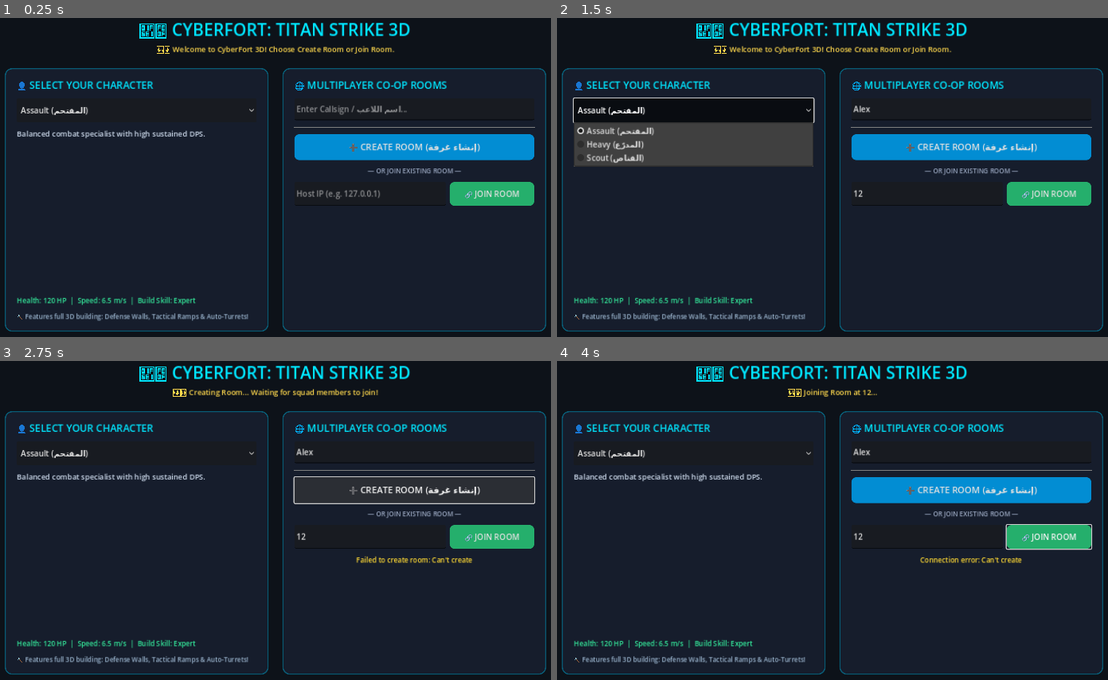
Above: before the commit, frames 1-4 (two rows, left to right).
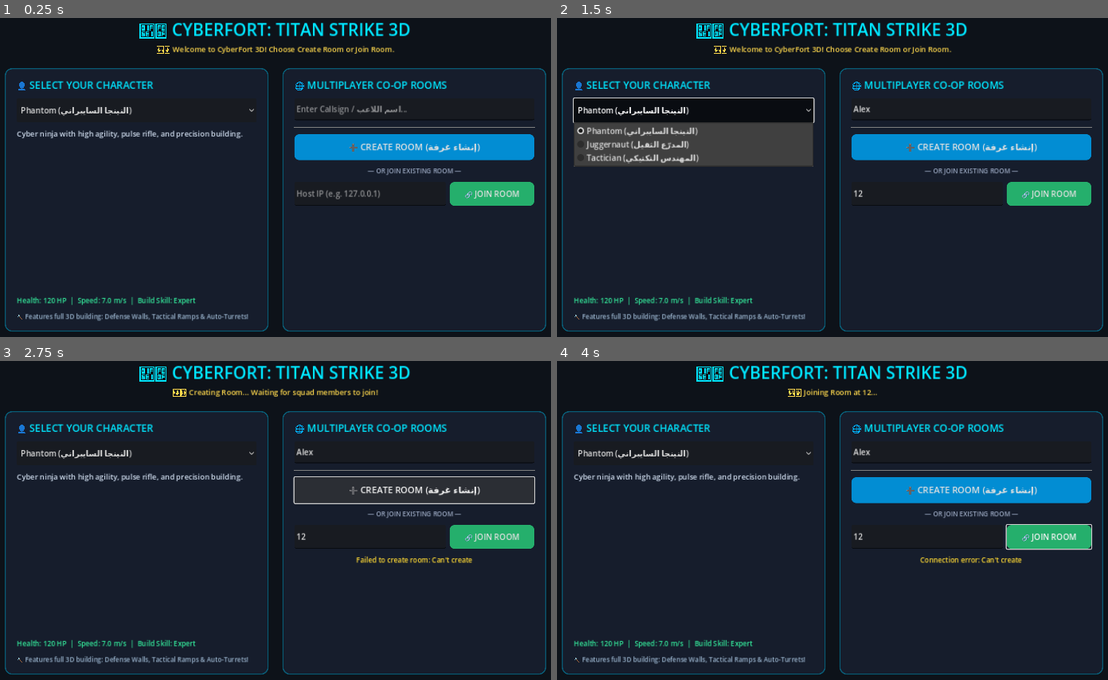
Above: after the commit, the same moments.

Repository: Seif796/TitanStrike-iOS
Game: Godot game, scene res://scenes/main_menu.tscn
Two runs of this game, one before a commit and one after it. Both use one fixed random seed, a clock stepped at 60 frames per second and the inputs below.
Inputs (mouse positions are in pixels of both pictures, inside the frame that each line leads up to):
- Up to frame 1 (0.25 s): no input
- Up to frame 2 (1.5 s): click (970, 110) at 0.52 s; type "Alex" at 0.6 s; click (926, 193) at 0.75 s; type "12" at 0.83 s; click "Assault (المقتحم)" (after the commit: "Phantom (النينجا السايبراني)") at 1.25 s
- Up to frame 3 (2.75 s): click "➕ CREATE ROOM (إنشاء غرفة)" at 2 s
- Up to frame 4 (4 s): click "🔗 JOIN ROOM" at 2.75 s; move the mouse to (970, 514) at 3.52 s; press the mouse at (970, 514) at 3.53 s; hold D (move_right) from 3.53 s (still down)

The runs differ from the first frame. In frame 1, 0.7% of the frame differs, in the area x 3-45%, y 27-90%; in frame 2, 1.0%, in the area x 3-26%, y 27-90%; in frame 3, 0.7%; in frame 4, 0.7%.

Commit message:
Fix: Strictly lock iOS to Landscape via PlistBuddy, project.godot orientation=0, and runtime DisplayServer

Diff:
--- a/project.godot
+++ b/project.godot
@@ -25,7 +25,7 @@
 window/size/mode=0
 window/stretch/mode="canvas_items"
 window/stretch/aspect="expand"
-window/handheld/orientation=3
+window/handheld/orientation=0
 
 [input]
 
@@ -61,7 +61,7 @@
 }
 switch_weapon={
 "deadzone": 0.5,
-"events": [Object(InputEventKey,"resource_local_to_scene":false,"resource_name":"","device":-1,"window_id":0,"alt_pressed":false,"shift_pressed":false,"ctrl_pressed":false,"meta_pressed":false,"pressed":false,"keycode":0,"physical_keycode":81,"key_label":0,"unicode":113,"echo":false,"script":null)
+"events": [Object(InputEventKey,"resource_local_to_scene":false,"resource_name":"","device":-1,"window_id":0,"alt_pressed":false,"shift_pressed":false,"ctrl_pressed":false,"meta_pressed":false,"pressed":false,"keycode":0,"physical_keycode":61,"key_label":0,"unicode":113,"echo":false,"script":null)
 ]
 }
 toggle_build={
--- a/scripts/game_manager.gd
+++ b/scripts/game_manager.gd
@@ -1,7 +1,7 @@
 extends Node
 
 # GameManager Autoload (res://scripts/game_manager.gd)
-# Controls match flow, waves, boss activation, revive checks, and game win/lose states.
+# Controls match flow, waves, classes, and forces landscape orientation.
 
 enum GameState {
 	MENU,
@@ -26,30 +26,31 @@
 # Class definitions
 const CLASSES: Dictionary = {
 	0: {
-		"name": "Assault (المقتحم)",
+		"name": "Phantom (النينجا السايبراني)",
 		"hp": 120,
-		"speed": 6.5,
-		"role": "Balanced combat specialist with high sustained DPS.",
-		"color": Color(0.2, 0.6, 1.0) # Blue
+		"speed": 7.0,
+		"role": "Cyber ninja with high agility, pulse rifle, and precision building.",
+		"color": Color(0, 0.85, 1.0) # Neon Cyan
 	},
 	1: {
-		"name": "Heavy (المدرّع)",
-		"hp": 200,
-		"speed": 5.0,
-		"role": "Armored tank with explosive firepower and high survivability.",
-		"color": Color(0.9, 0.4, 0.1) # Orange
+		"name": "Juggernaut (المدرّع الثقيل)",
+		"hp": 220,
+		"speed": 5.2,
+		"role": "Heavy armored mech warrior with extreme defense and heavy plasma firepower.",
+		"color": Color(1.0, 0.35, 0.1) # Fiery Orange
 	},
 	2: {
-		"name": "Scout (القناص)",
-		"hp": 90,
-		"speed": 8.0,
-		"role": "Agile sniper with deadly critical shots and evasion.",
-		"color": Color(0.2, 0.9, 0.4) # Green
+		"name": "Tactician (المهندس التكتيكي)",
+		"hp": 130,
+		"speed": 6.2,
+		"role": "Combat engineer equipped with advanced defense walls and auto-turrets.",
+		"color": Color(0.2, 0.95, 0.5) # Neon Green
 	}
 }
 
 func _ready() -> void:
-	pass
+	# Force landscape orientation immediately on startup
+	DisplayServer.screen_set_orientation(DisplayServer.SCREEN_SENSOR_LANDSCAPE)
 
 @rpc("call_local", "reliable")
 func start_game_scene() -> void:
Not shown, changed: .github/workflows/build-ios.yml
